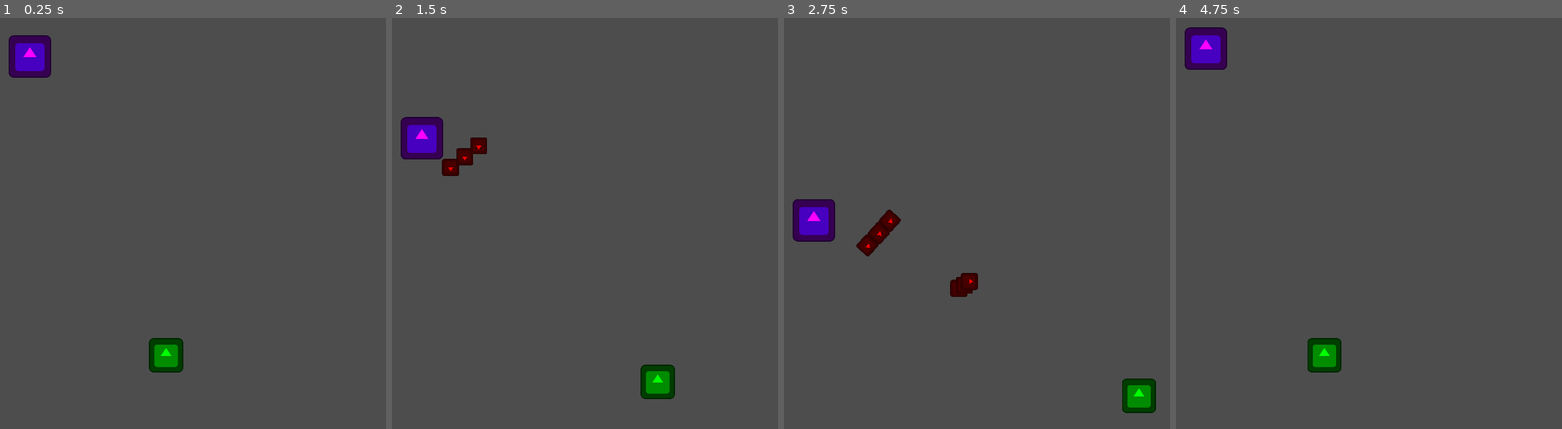
Above: before the commit, frames 1-4 (left to right).
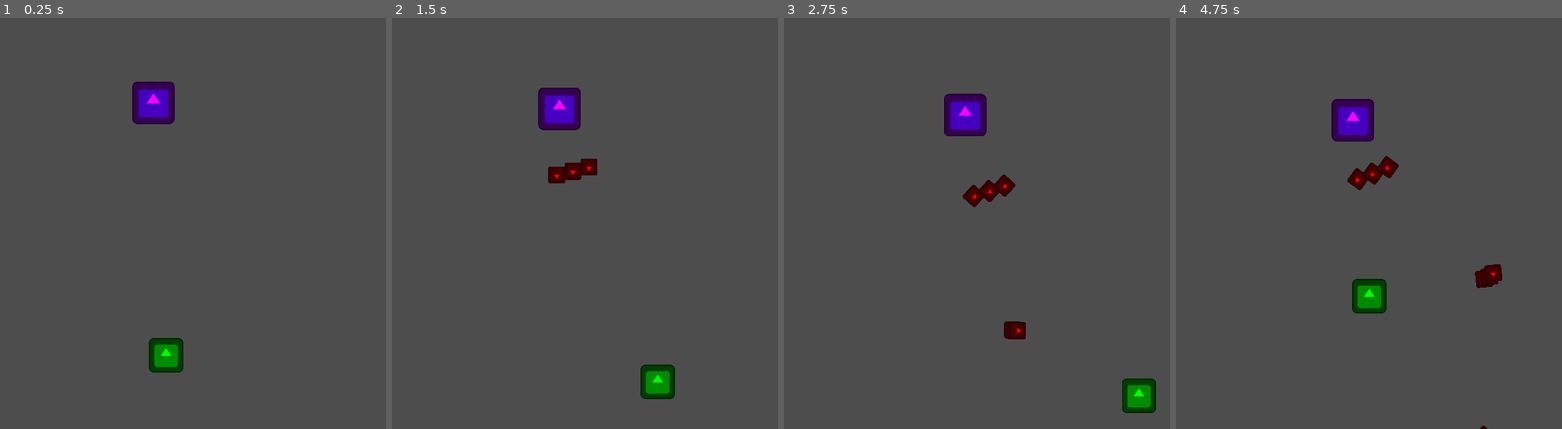
Above: after the commit, the same moments.

Repository: Zeroeth-0/Gatogun
Game: Godot game, scene res://scenes/levels/world.tscn
The game is run twice, just before and just after one commit, with the same random seed, the same clock (stepped at 60 frames per second) and the same inputs. The engine's default icon, where the game draws it, is replaced by a stand-in: a white triangle on a blue panel in a dark square.
Inputs:
- Up to frame 1 (0.25 s): no input
- Up to frame 2 (1.5 s): hold D (RIGHT) 0.53-1.28 s; hold S (DOWN) from 1.28 s (still down)
- Up to frame 3 (2.75 s): release S (DOWN) at 2.03 s; hold D (RIGHT) from 2.03 s (still down)
- Up to frame 4 (4.75 s): release D (RIGHT) at 2.78 s; hold W (UP) 2.78-3.53 s; hold A (LEFT) from 3.53 s (still down)

The runs differ from the first frame. In frame 1, 2.3% of the frame differs, in the area x 2-46%, y 4-26%; in frame 2, 3.3%; in frame 3, 3.9%; in frame 4, 4.5%, in the area x 2-85%, y 2-100%.

Commit message:
Finished enemy behavior

Diff:
--- a/project.godot
+++ b/project.godot
@@ -12,7 +12,7 @@
 
 config/name="Gatodius"
 run/main_scene="res://scenes/levels/world.tscn"
-config/features=PackedStringArray("4.1", "GL Compatibility")
+config/features=PackedStringArray("4.2", "GL Compatibility")
 config/icon="res://icon.svg"
 
 [autoload]
--- a/scenes/levels/world.tscn
+++ b/scenes/levels/world.tscn
@@ -9,4 +9,8 @@
 position = Vector2(317, 537)
 
 [node name="Enemy" parent="." instance=ExtResource("4_kt6bt")]
-position = Vector2(112, 62)
+position = Vector2(293, 156)
+intensity = 10
+childHood = 3
+adultHood = 3
+oldAge = 3
--- a/source/enemies/enemy.gd
+++ b/source/enemies/enemy.gd
@@ -2,10 +2,10 @@
 
 # Definir los tipos de movimiento
 enum MoveType { STRAIGHT, # Implementado
-				SINUSOIDAL,
-				OSCILLATE,
-				BREATH,
-				BLOCK,
+				SINUSOIDAL, # Implementado
+				OSCILLATE, # Implementado
+				BREATH, # Implementado
+				BLOCK, # Implementado
 				CURVE, # Implementado
 				CIRCULAR, # Implementado
 				TOWARDS_PLAYER, # Implementado
@@ -15,7 +15,7 @@
 }
 
 # Parámetros generales
-@export var intensity = 10
+@export var intensity = 1
 enum Direction { NORTH, WEST, SOUTH, EAST }
 @export var directionEnum: Direction = Direction.SOUTH # Implementado
 var DIRECTION_MAP = {
@@ -27,7 +27,7 @@
 var direction: Vector2 = Vector2(0, 1)
 enum Handedness { LEFT, RIGHT }
 @export var handedness = Handedness.RIGHT
-@export_range(0, 90, 15) var deviationAngle: int = 45
+@export_range(0, 90, 15) var deviationAngle: int = 90
 
 @export_category("CHILDHOOD")
 @export var childHood : MoveType = MoveType.STRAIGHT
@@ -49,6 +49,7 @@
 var currentStage = "childhood"
 var stageTimer = 0.0
 var speed = 200
+var extraVel: Vector2 = Vector2.ZERO
 var hSide
 var currDir
 
@@ -56,12 +57,13 @@
 func _ready():
 	direction = DIRECTION_MAP.get(directionEnum)
 	stageTimer = 0.0
-	hSide = 1 if handedness == Handedness.RIGHT else -1
+	hSide = -1 if handedness == Handedness.RIGHT else 1
 	currDir = direction
 
 # Manejo del tiempo y cambios de fase
 func _process(delta):
 	stageTimer += delta
+	velocity = SCROLL.get_scroll() + extraVel
 
 	match currentStage:
 		"childhood":
@@ -111,31 +113,79 @@
 	move_and_slide()
 
 func move_sinusoidal(delta):
-	pass
+	var frequency = 2.0  # Frecuencia de la oscilación
+	var amplitude = 50.0  # Amplitud de la oscilación
+	var offset = sin(frequency * stageTimer + PI / 2) * amplitude * intensity * hSide  # Desfase con hSide
+	var perpendicular_dir = Vector2(-direction.y, direction.x)  # Perpendicular a la dirección actual
+
+	# Ajusta la velocidad y dirección
+	velocity = (direction * speed) + (perpendicular_dir * offset)
 	move_and_slide()
 
 func move_oscillate(delta):
-	pass
+	var frequency = 2.0  # Frecuencia de la oscilación
+	var amplitude = 50.0  # Amplitud de la oscilación
+	var offset = sign(sin(frequency * stageTimer + PI / 2)) * amplitude * intensity * hSide  # Picos en vez de curva
+	var perpendicular_dir = Vector2(-direction.y, direction.x)  # Perpendicular a la dirección actual
+
+	# Ajusta la velocidad y dirección
+	velocity = (direction * speed) + (perpendicular_dir * offset)
 	move_and_slide()
 
 func move_breath(delta):
-	pass
+	var last_move_direction = 1  # Mantiene la última dirección para alternar
+	var frequency = 1.0  # Frecuencia del movimiento
+	var horizontal_amplitude = 10.0  # Reducir la amplitud horizontal
+	var vertical_amplitude = 6.0  # Reducir la amplitud vertical
+
+	# Movimiento en forma de ocho con alternancia suave
+	var horizontal_offset = cos(frequency * stageTimer) * horizontal_amplitude * last_move_direction
+	var vertical_offset = sin(frequency * stageTimer * 1.5) * vertical_amplitude  # Frecuencia ajustada para suavidad
+
+	# Crear una dirección temporal combinando ambas
+	var temp_direction = Vector2(horizontal_offset, vertical_offset) * intensity / 5  # Limitar el impacto de intensity
+
+	# Alternar la dirección para suavidad continua
+	if cos(frequency * stageTimer) > 0:
+		last_move_direction = 1
+	else:
+		last_move_direction = -1
+
+	# Aplicar la velocidad suavizada
+	velocity = temp_direction
 	move_and_slide()
 
 func move_block(delta):
-	pass
+	var player_pos = GETPLAYER.get_player()  # Obtén la posición del jugador
+
+	# Crear una dirección temporal para no afectar la dirección original
+	var temp_direction = Vector2()
+
+	if directionEnum == Direction.NORTH or directionEnum == Direction.SOUTH:
+		# Movimiento horizontal (igualar en el eje X)
+		var target_x = player_pos.x
+		temp_direction.x = (target_x - global_position.x) * intensity * delta
+		temp_direction.y = 0  # Mantener el movimiento solo en el eje X
+	elif directionEnum == Direction.EAST or directionEnum == Direction.WEST:
+		# Movimiento vertical (igualar en el eje Y)
+		var target_y = player_pos.y
+		temp_direction.y = (target_y - global_position.y) * intensity * delta
+		temp_direction.x = 0  # Mantener el movimiento solo en el eje Y
+
+	# Usar la dirección temporal para el movimiento
+	extraVel = temp_direction * speed
 	move_and_slide()
 
 func move_curve(dur, delta):
 	var rotationSpeed = deg_to_rad(deviationAngle) / dur
 	if abs(direction.angle_to(currDir)) < deg_to_rad(deviationAngle):
 		direction = direction.rotated(rotationSpeed * hSide * delta)
-	velocity = direction * speed
+	extraVel = direction * speed
 	move_and_slide()
 
 func move_circular(dur, delta):
 	direction = direction.rotated(deg_to_rad(deviationAngle) * hSide * delta)
-	velocity = direction * speed
+	extraVel = direction * speed
 	move_and_slide()
 
 func move_towards_player():
@@ -159,5 +209,5 @@
 	move_and_slide()
 
 func move_still():
-	velocity = SCROLL.get_scroll()
-	move_and_slide()
+	extraVel = Vector2.ZERO
+	move_and_slide()
